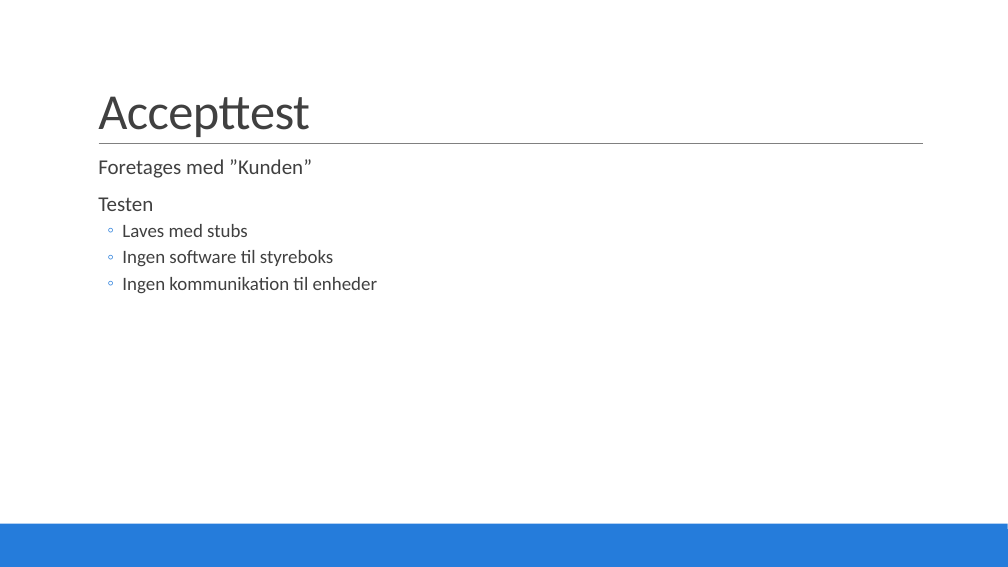
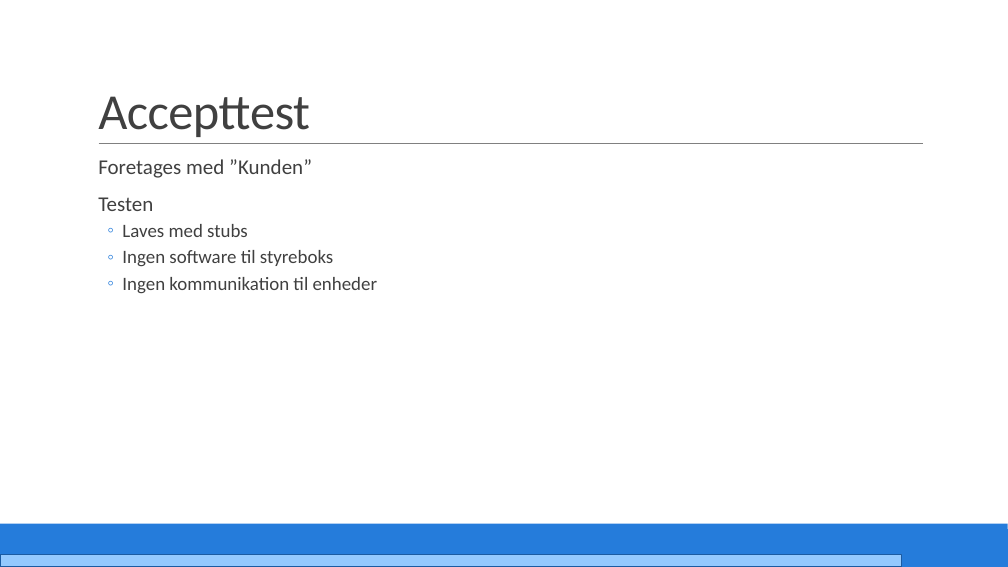
Before and after one commit to PRJ2GR15/Rapport, a slide deck: slide 34 of Fremlæggelse/Fremlæggelse.pptm. Drawn at 1008x567 pixels with LibreOffice and Linux fonts; fonts in the diff are those of the drawing. Boxes give left, top, right and bottom in pixels: in the first picture for what was removed or moved away, otherwise in the second. Text is boxed around its words. In the diff, an @@ line names an element or a change of style, - is before the commit and + after.

```diff
--- a/Fremlæggelse/Fremlæggelse.pptm
+++ b/Fremlæggelse/Fremlæggelse.pptm
@@ rectangle added at (x1=0, y1=554, x2=902, y2=567), fill #94C9FE, outline #1B5CA2 1.25 pt @@
```
Also in this commit, not shown: 36 other slides changed, 1 slide added, 1 slide removed, 1 other file.
